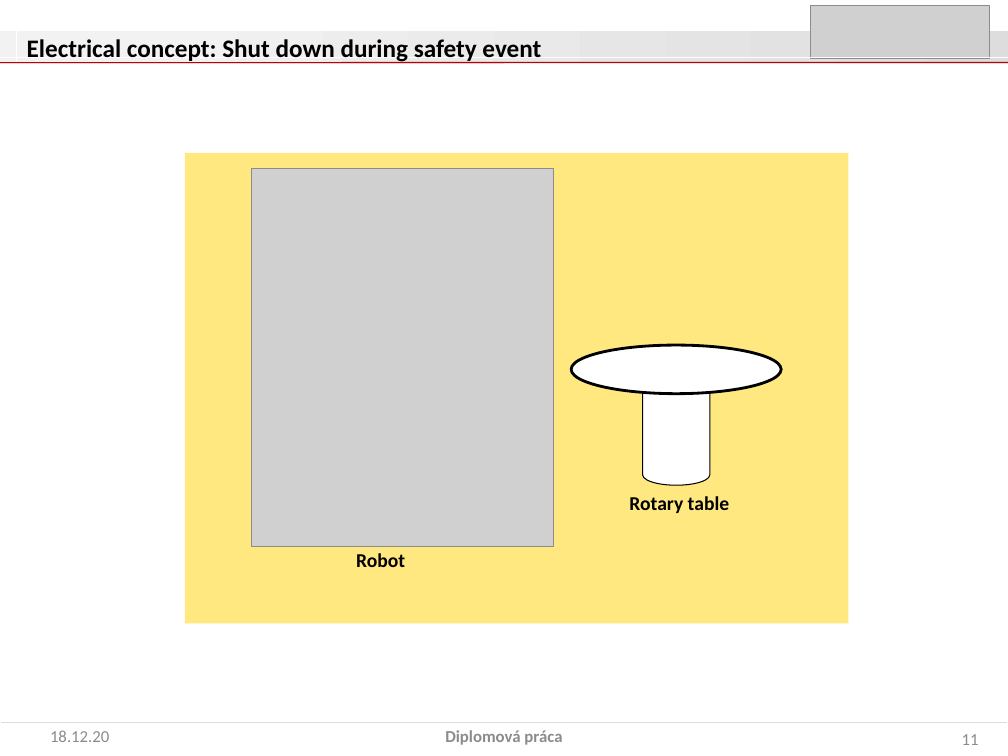
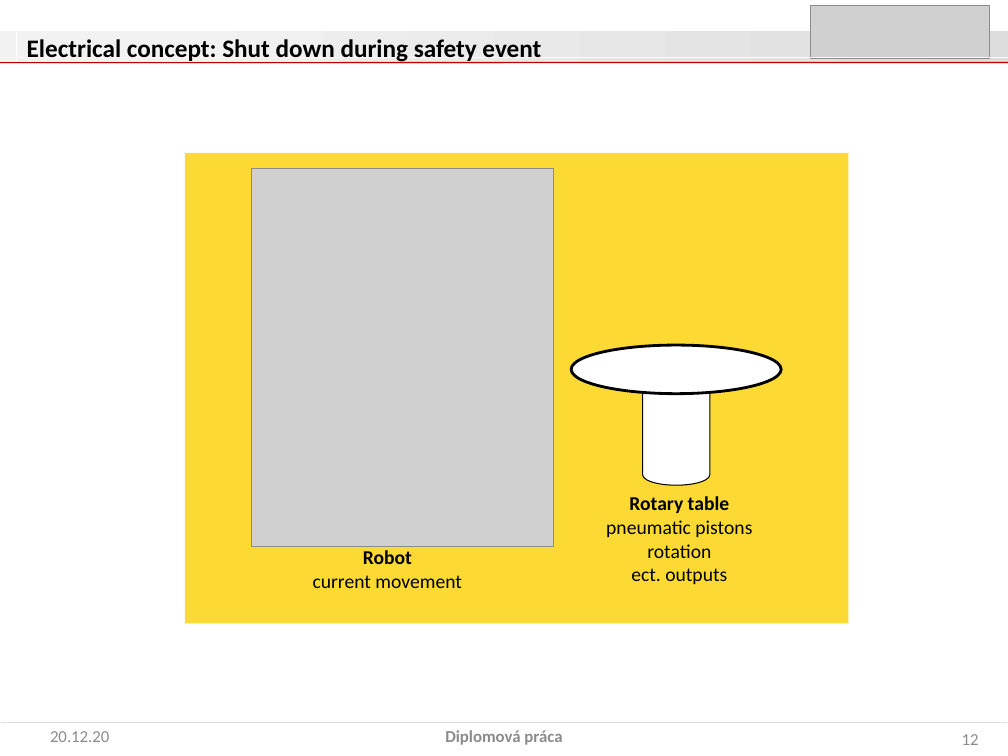
Before and after one commit to Patrik-654123/TSI_LI_Development, a slide deck: slide 10 of Elektricky_koncept_1.pptx (slide 9 before the commit). Drawn at 1008x756 pixels with LibreOffice and Linux fonts; fonts in the diff are those of the drawing; grey boxes stand for pictures. Boxes give left, top, right and bottom in pixels: in the first picture for what was removed or moved away, otherwise in the second. Text is boxed around its words. In the diff, an @@ line names an element or a change of style, - is before the commit and + after.

```diff
--- a/Elektricky_koncept_1.pptx
+++ b/Elektricky_koncept_1.pptx
@@ rectangle at bbox=[184, 153, 848, 624]: fill #FFE04D at 71% opacity to #FDDA33 @@
@@ text at bbox=[606, 520, 752, 584]: paragraphs added @@
+pneumatic pistons
+rotation
+ect. outputs
@@ text "Robot": place and size @@
-text "Robot" at bbox=[356, 553, 405, 567]
+text "Robot" at bbox=[313, 550, 462, 588]
@@ text at bbox=[313, 575, 462, 588]: paragraph added @@
+current movement
@@ text at bbox=[50, 731, 109, 742]: text changed @@
-18.12.20
+20.12.20
@@ page number at bbox=[962, 734, 979, 745]: text changed @@
-11
+12
```
Also in this commit, not shown: 8 other slides changed, 1 slide added.
